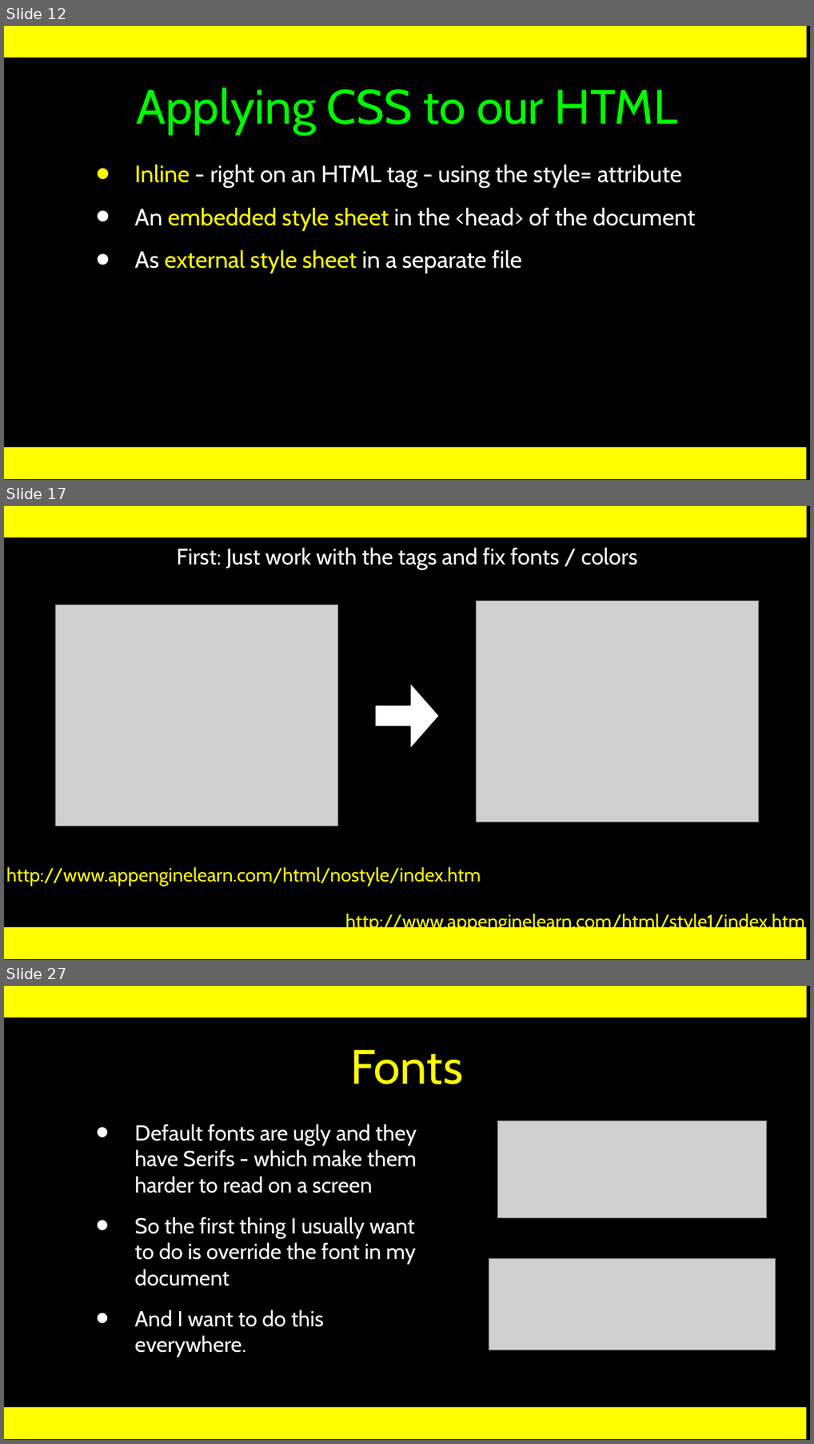
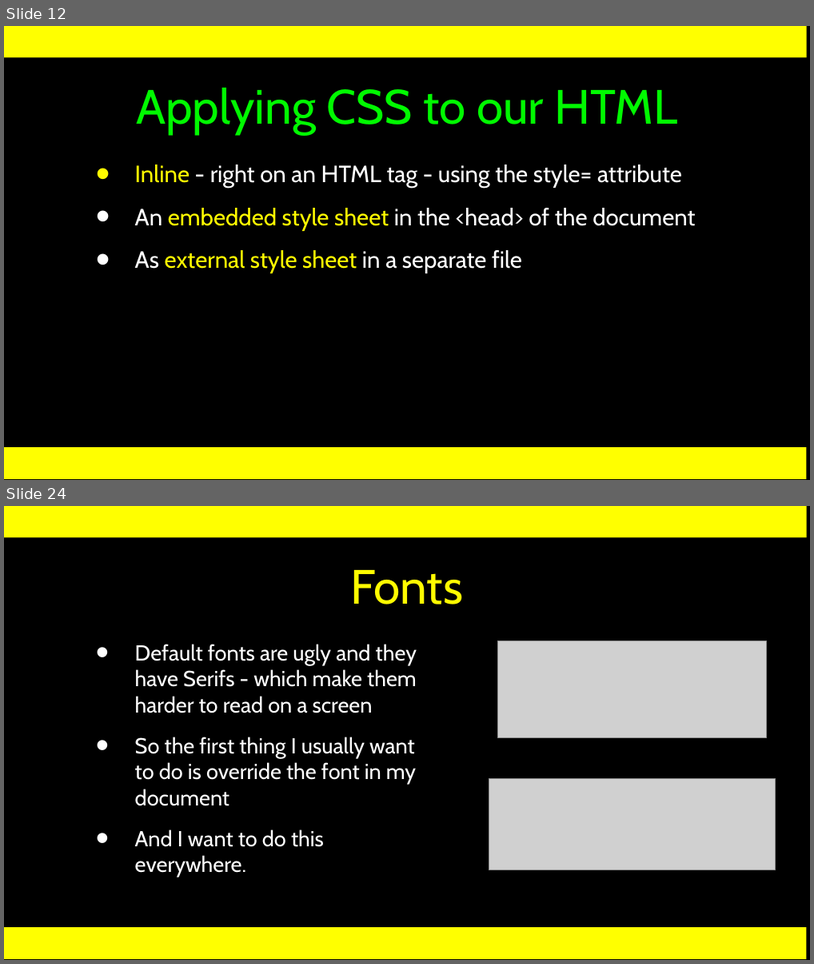
Before and after one commit to csev/wa4e, a slide deck: lectures/Web-03-CSS.ppt. Shown one above the other, each under a label of ours: slides 12, 17 and 27 before the commit, slides 12 and 24 after it; the slides between them are not shown. The pictures are 814x1444 and 814x964 pixels, drawn with LibreOffice and Linux fonts; fonts in the diff are those of the drawing; grey boxes stand for pictures. Boxes give left, top, right and bottom in pixels: in the first picture for what was removed or moved away, otherwise in the second. Text is boxed around its words. In the diff, an @@ line names an element or a change of style, - is before the commit and + after.

```diff
--- a/lectures/Web-03-CSS.ppt
+++ b/lectures/Web-03-CSS.ppt
@@ slide 17 removed at bbox=[4, 506, 810, 960], background #000000; not listed: 3 template elements that a slide beside it also shows @@
@@ text removed at bbox=[177, 548, 638, 569] @@
-First: Just work with the tags and fix fonts / colors
@@ picture removed at bbox=[477, 601, 758, 822] @@
@@ picture removed at bbox=[56, 605, 338, 826] @@
@@ right arrow removed at bbox=[376, 684, 438, 747] @@
@@ text removed at bbox=[6, 867, 481, 886] @@
-http://www.appenginelearn.com/html/nostyle/index.htm
@@ text removed at bbox=[346, 913, 805, 932] @@
-http://www.appenginelearn.com/html/style1/index.htm
@@ what was slide 27 is now slide 24 @@
```
Also in this commit, not shown: 9 slides changed, 8 slides added, 10 other slides removed, 1 other file.
